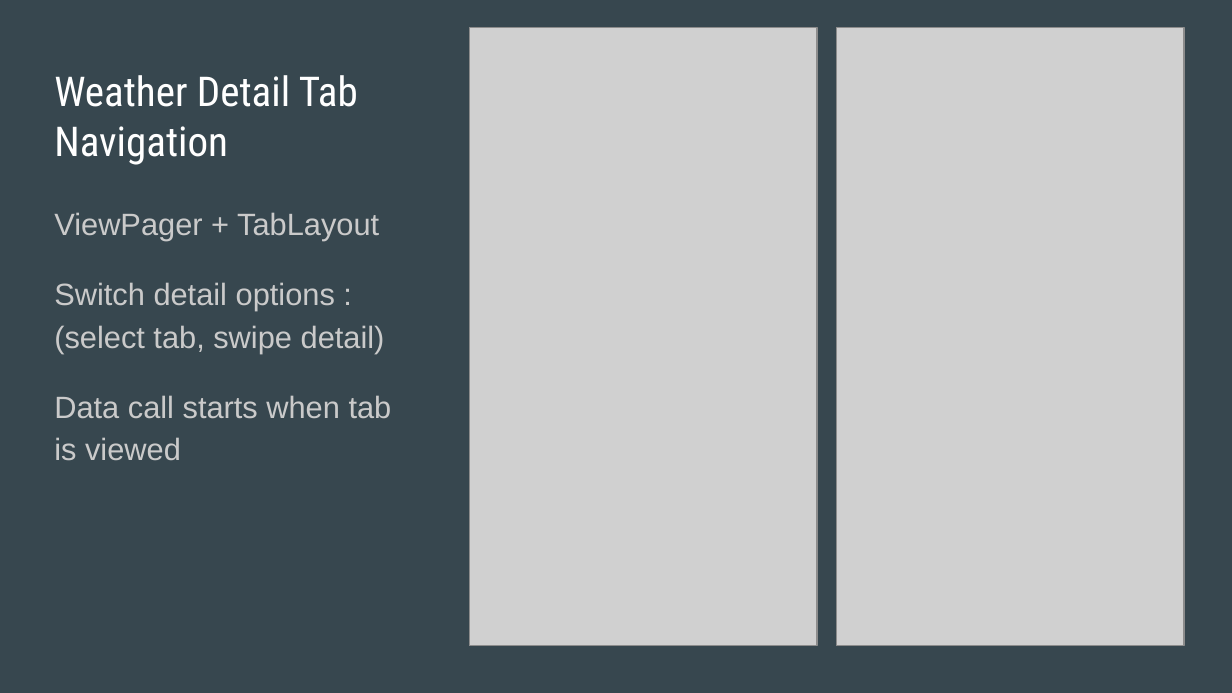
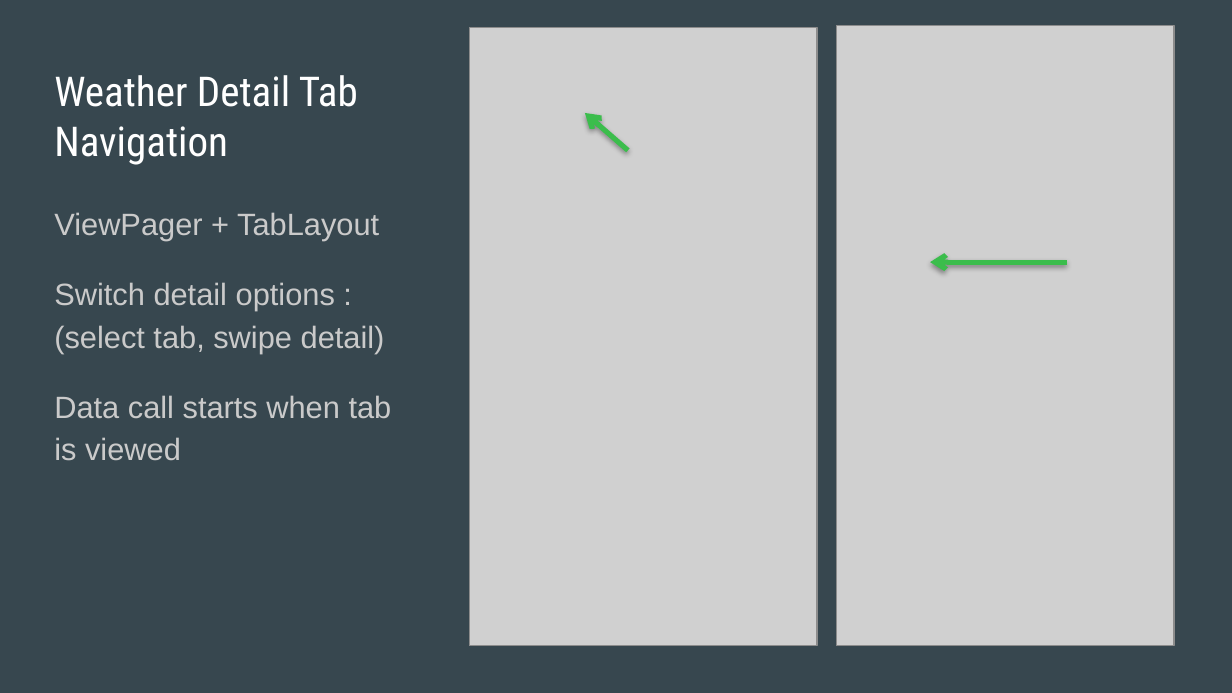
Before and after one commit to laurenyew/WeatherApp, a slide deck: slide 10 of Phunware_Weather_App_Presentation.pptx. Drawn at 1232x693 pixels with LibreOffice and Linux fonts; fonts in the diff are those of the drawing; grey boxes stand for pictures. Boxes give left, top, right and bottom in pixels: in the first picture for what was removed or moved away, otherwise in the second. Text is boxed around its words. In the diff, an @@ line names an element or a change of style, - is before the commit and + after.

Commit message:
Updating presentation

```diff
--- a/Phunware_Weather_App_Presentation.pptx
+++ b/Phunware_Weather_App_Presentation.pptx
@@ picture: place and size @@
-picture at (837, 27, 1184, 646)
+picture at (837, 26, 1174, 646)
@@ arrow added from (628, 150) to (585, 113), #3BBD4C 3 pt @@
@@ arrow added from (1067, 262) to (930, 262), #3BBD4C 3 pt @@
```
Also in this commit, not shown: 1 other slide changed.
